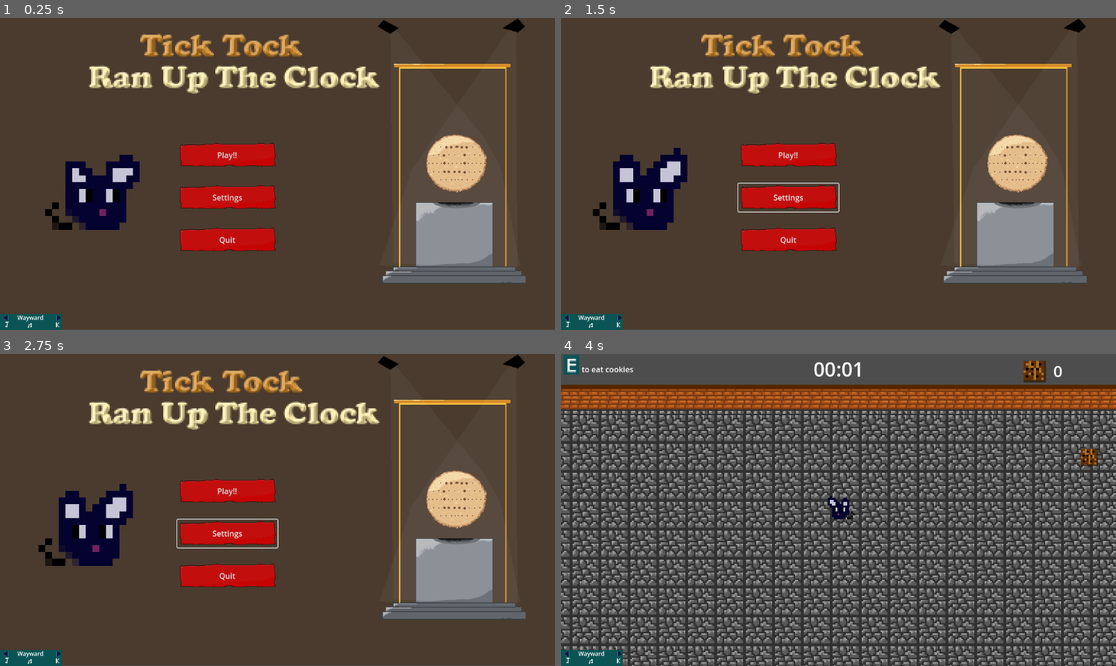
Above: before the commit, frames 1-4 (two rows, left to right).
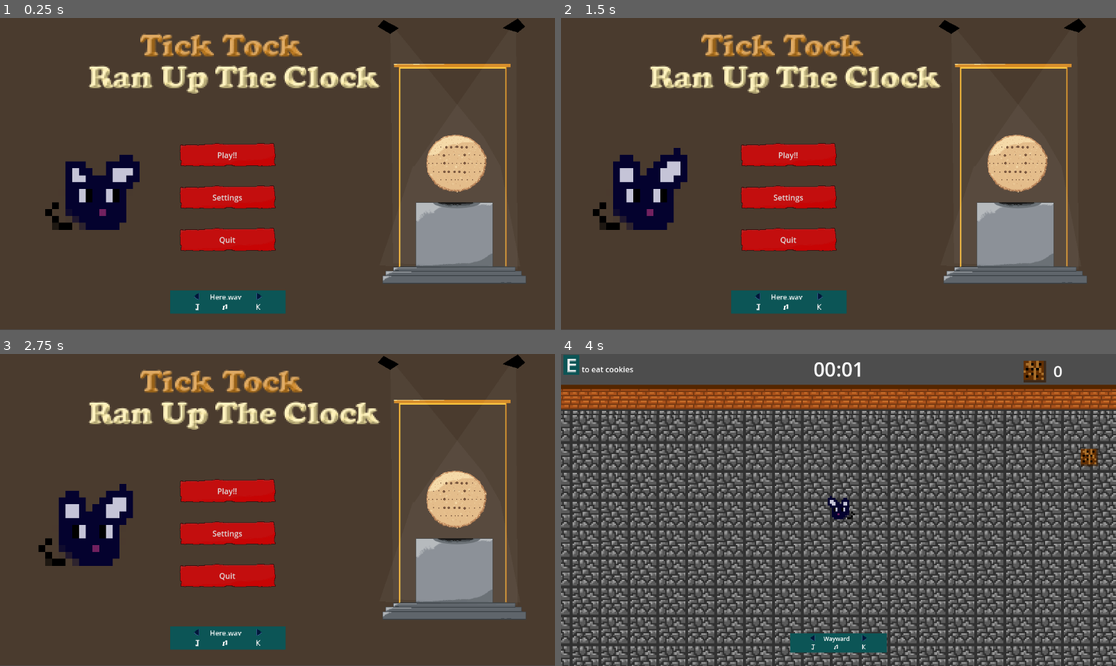
Above: after the commit, the same moments.

Repository: lakshraja/brackeys_jam_submission2025
Game: Godot game, scene res://scenes/levels/Main.tscn
Same seed, same stepped clock (60 frames per second), same inputs: the game is played once before the commit and once after it.
Inputs (mouse positions are in pixels of both pictures, inside the frame that each line leads up to):
- Up to frame 1 (0.25 s): no input
- Up to frame 2 (1.5 s): click "Settings" at 0.5 s; click (838, 174) at 1.25 s, where only the run after the commit has a clickable "Back"
- Up to frame 3 (2.75 s): click (199, 631) at 2.02 s
- Up to frame 4 (4 s): click "Play!!" at 2.75 s; click (866, 637) at 3.52 s

The runs differ from the first frame. In frame 1, 2.1% of the frame differs, in the area x 0-52%, y 87-100%; in frame 2, 2.3%, in the area x 0-52%, y 52-100%; in frame 3, 2.3%; in frame 4, 1.6%.

Commit message:
I'm finished

Diff:
--- a/scenes/MusicUI.tscn
+++ b/scenes/MusicUI.tscn
@@ -1,5 +1,6 @@
-[gd_scene load_steps=7 format=3 uid="uid://dxa0cp1feh0m2"]
+[gd_scene load_steps=8 format=3 uid="uid://cu5sss361r6ni"]
 
+[ext_resource type="Script" uid="uid://b0v3p7cnepbj6" path="res://scripts/muscui.gd" id="1_1udue"]
 [ext_resource type="Texture2D" uid="uid://blmtmepnfy2ps" path="res://assets/j_back.png" id="1_ejojg"]
 [ext_resource type="Texture2D" uid="uid://7sok1a65lvjm" path="res://assets/k_front.png" id="2_wia2r"]
 [ext_resource type="Texture2D" uid="uid://bfl18al7db8m1" path="res://assets/forward.png" id="3_mobtd"]
@@ -9,51 +10,102 @@
 [sub_resource type="LabelSettings" id="LabelSettings_d6bcn"]
 font_size = 12
 
-[node name="MusicUI" type="Node2D"]
-
-[node name="Polygon2D" type="Polygon2D" parent="."]
-color = Color(0.0470588, 0.333333, 0.337255, 1)
-polygon = PackedVector2Array(0, 615, 128, 615, 128, 616, 128, 648, 0, 648)
+[node name="MusicUI" type="Control"]
+layout_mode = 3
+anchors_preset = 0
+script = ExtResource("1_1udue")
 
 [node name="JBack" type="TextureRect" parent="."]
-offset_left = 8.0
-offset_top = 628.0
-offset_right = 24.0
-offset_bottom = 644.0
+z_index = 1
+layout_mode = 0
+offset_left = -59.0
+offset_top = -0.02
+offset_right = -43.0
+offset_bottom = 15.98
 texture = ExtResource("1_ejojg")
 
 [node name="KFront" type="TextureRect" parent="."]
-offset_left = 114.0
-offset_top = 629.0
-offset_right = 130.0
-offset_bottom = 645.0
+z_index = 1
+layout_mode = 0
+offset_left = 47.0
+offset_top = -0.02
+offset_right = 63.0
+offset_bottom = 15.98
 texture = ExtResource("2_wia2r")
 
 [node name="Forward" type="TextureRect" parent="."]
-offset_left = 113.0
-offset_top = 615.0
-offset_right = 129.0
-offset_bottom = 631.0
+visible = false
+z_index = 1
+layout_mode = 0
+offset_left = 46.0
+offset_top = -17.26
+offset_right = 62.0
+offset_bottom = -1.26
 texture = ExtResource("3_mobtd")
 
 [node name="Backward" type="TextureRect" parent="."]
-offset_left = 5.0
-offset_top = 615.0
-offset_right = 21.0
-offset_bottom = 631.0
+visible = false
+z_index = 1
+layout_mode = 0
+offset_left = -62.0
+offset_top = -17.26
+offset_right = -46.0
+offset_bottom = -1.26
 texture = ExtResource("4_keplp")
 
-[node name="Label" type="Label" parent="."]
-offset_left = 36.0
-offset_top = 614.0
-offset_right = 97.0
-offset_bottom = 631.0
+[node name="Track" type="Label" parent="."]
+z_index = 1
+layout_mode = 0
+offset_left = -31.0
+offset_top = -17.26
+offset_right = 30.0
+offset_bottom = -0.26
 text = "Wayward"
 label_settings = SubResource("LabelSettings_d6bcn")
 
 [node name="NoteIcon" type="TextureRect" parent="."]
-offset_left = 55.0
-offset_top = 630.0
-offset_right = 71.0
-offset_bottom = 646.0
+z_index = 1
+layout_mode = 0
+offset_left = -12.0
+offset_top = -0.02
+offset_right = 4.0
+offset_bottom = 15.98
 texture = ExtResource("5_wia2r")
+
+[node name="NextButton" type="Button" parent="."]
+z_index = 1
+layout_mode = 0
+offset_left = 41.19
+offset_top = -24.515
+offset_right = 65.19
+offset_bottom = 6.485
+theme_type_variation = &"FlatButton"
+icon = ExtResource("3_mobtd")
+
+[node name="PrevButton" type="Button" parent="."]
+z_index = 1
+layout_mode = 0
+offset_left = -65.18
+offset_top = -24.515
+offset_right = -41.18
+offset_bottom = 6.485
+icon = ExtResource("4_keplp")
+flat = true
+
+[node name="ColorRect" type="ColorRect" parent="."]
+layout_mode = 1
+anchors_preset = 8
+anchor_left = 0.5
+anchor_top = 0.5
+anchor_right = 0.5
+anchor_bottom = 0.5
+offset_left = -100.0
+offset_top = -20.0
+offset_right = 100.0
+offset_bottom = 20.0
+grow_horizontal = 2
+grow_vertical = 2
+color = Color(0.0470588, 0.333333, 0.337255, 1)
+
+[connection signal="pressed" from="NextButton" to="." method="_on_next_button_pressed"]
+[connection signal="pressed" from="PrevButton" to="." method="_on_prev_button_pressed"]
--- a/scenes/SettingsMenu.tscn
+++ b/scenes/SettingsMenu.tscn
@@ -2,17 +2,10 @@
 
 [ext_resource type="Script" uid="uid://4bdjuru7wo1j" path="res://scripts/settings.gd" id="1_yelko"]
 
-[node name="SettingsMenu" type="Control"]
-layout_mode = 3
-anchors_preset = 15
-anchor_right = 1.0
-anchor_bottom = 1.0
-grow_horizontal = 2
-grow_vertical = 2
+[node name="SettingsMenu" type="CanvasLayer"]
 script = ExtResource("1_yelko")
 
 [node name="Label" type="Label" parent="."]
-layout_mode = 1
 anchors_preset = 8
 anchor_left = 0.5
 anchor_top = 0.5
@@ -28,7 +21,6 @@
 Anyways, can you pass me the bo'oh wa'er"
 
 [node name="BackButton" type="Button" parent="."]
-layout_mode = 1
 anchors_preset = 8
 anchor_left = 0.5
 anchor_top = 0.5
--- a/scenes/UILayer.tscn
+++ b/scenes/UILayer.tscn
@@ -71,7 +71,6 @@
 script = ExtResource("1_3aff7")
 
 [node name="PauseMenu" parent="." instance=ExtResource("2_ux11h")]
-visible = false
 offset_left = 580.0
 offset_top = 318.0
 offset_right = 580.0
@@ -110,14 +109,14 @@
 text = "00:00"
 label_settings = SubResource("LabelSettings_ux11h")
 
-[node name="E for eat" type="TextureRect" parent="."]
+[node name="Instruction" type="TextureRect" parent="."]
 offset_left = 5.0
 offset_top = 2.0
 offset_right = 46.0
 offset_bottom = 43.0
 texture = ExtResource("5_b6htk")
 
-[node name="Label" type="Label" parent="E for eat"]
+[node name="Label" type="Label" parent="Instruction"]
 layout_mode = 0
 offset_left = 38.0
 offset_top = 18.0
@@ -126,3 +125,12 @@
 text = "to eat cookies"
 
 [node name="MusicUI" parent="." instance=ExtResource("6_gtin6")]
+anchors_preset = -1
+anchor_left = 0.5
+anchor_top = 0.5
+anchor_right = 0.5
+anchor_bottom = 0.5
+offset_top = 276.0
+offset_bottom = 276.0
+grow_horizontal = 2
+grow_vertical = 2
--- a/scenes/levels/EndlessGameMode.tscn
+++ b/scenes/levels/EndlessGameMode.tscn
@@ -32,4 +32,5 @@
 tile_set = ExtResource("2_uj162")
 
 [node name="SFXPlayer" type="AudioStreamPlayer" parent="."]
+volume_db = -10.0
 script = ExtResource("4_uj162")
--- a/scenes/levels/MainMenu.tscn
+++ b/scenes/levels/MainMenu.tscn
@@ -154,6 +154,12 @@
 polygon = PackedVector2Array(1090.58, -24.2267, 1063.21, -11.8822, 1090.71, -6.4741, 1103.53, -13.8675)
 
 [node name="MusicUI" parent="." instance=ExtResource("5_ue4lf")]
+process_mode = 3
+offset_left = 473.0
+offset_top = 590.0
+offset_right = 473.0
+offset_bottom = 590.0
+scale = Vector2(1.2, 1.2)
 
 [connection signal="pressed" from="Control/VBoxContainer/PlayButton" to="." method="_on_play_button_pressed"]
 [connection signal="pressed" from="Control/VBoxContainer/SettingsButton" to="." method="_on_settings_button_pressed"]
--- a/scripts/main.gd
+++ b/scripts/main.gd
@@ -85,6 +85,15 @@
 	current_track=track
 	get_node("MusicPlayer").play_track("res://assets/music/"+current_track)
 
+	if get_node("UILayer/MusicUI"):
+		get_node("UILayer/MusicUI").update_track()
+	else:
+		get_node("MainMenu/MusicUI").update_track()
+
+
+#func change_track_by_id(id):
+
+
 func _input(event: InputEvent) -> void:
 	if is_playing:
 		if event.is_action_pressed("escape"):
@@ -93,11 +102,11 @@
 			get_tree().paused=is_paused
 			pause_pressed.emit()
 
-		if event.is_action_pressed("next"):
-			track_id+=1
-			track_id=track_id%len(tracks)
-			change_track(tracks[track_id])
-		if event.is_action_pressed("prev"):
-			track_id-=1
-			change_track(tracks[track_id])
-			track_id=track_id%len(tracks)
+	if event.is_action_pressed("next"):
+		track_id+=1
+		track_id=track_id%len(tracks)
+		change_track(tracks[track_id])
+	if event.is_action_pressed("prev"):
+		track_id-=1
+		change_track(tracks[track_id])
+		track_id=track_id%len(tracks)
--- a/scripts/menu.gd
+++ b/scripts/menu.gd
@@ -14,8 +14,8 @@
 	play_button_pressed.emit()
 
 func _on_settings_button_pressed() -> void:
-	#get_node("Control").visible=false
-	pass
+	self.visible=false
+	get_node("/root/Main").load_scene("res://scenes/SettingsMenu.tscn")
 
 
 func _on_quit_button_pressed() -> void:
--- /dev/null
+++ b/scripts/muscui.gd
@@ -0,0 +1,20 @@
+extends Node
+
+
+func _ready() -> void:
+	pass
+
+func _process(delta: float) -> void:
+	pass
+
+
+func update_track():
+	get_node("Track").text = get_node("/root/Main").current_track
+
+
+func _on_next_button_pressed() -> void:
+	pass
+
+
+func _on_prev_button_pressed() -> void:
+	pass
--- a/scripts/settings.gd
+++ b/scripts/settings.gd
@@ -9,4 +9,6 @@
 
 
 func _on_back_button_pressed() -> void:
+	if get_node("/root/Main/MainMenu"): get_node("/root/Main/MainMenu").visible=true
+	#if get_node("/root/Main/MainMenu"): get_node("/root/Main/MainMenu").visible=true
 	queue_free()
--- a/scripts/uilayer.gd
+++ b/scripts/uilayer.gd
@@ -3,8 +3,14 @@
 func _ready() -> void:
 	pass
 
+var show_instruction=true
 func _process(delta: float) -> void:
 	update_ui()
+	if not show_instruction:
+		get_node("Instruction").visible=false
+
+	if get_parent().time>5:
+		show_instruction=false
 
 func update_ui():
 	get_node("Score").text = str(get_parent().biscuit_count)
Not shown: 1 places in scenes/UILayer.tscn that only renumber resources
Not shown: 1 places in scenes/levels/MainMenu.tscn that only renumber resources
Not shown, added: scripts/muscui.gd.uid
